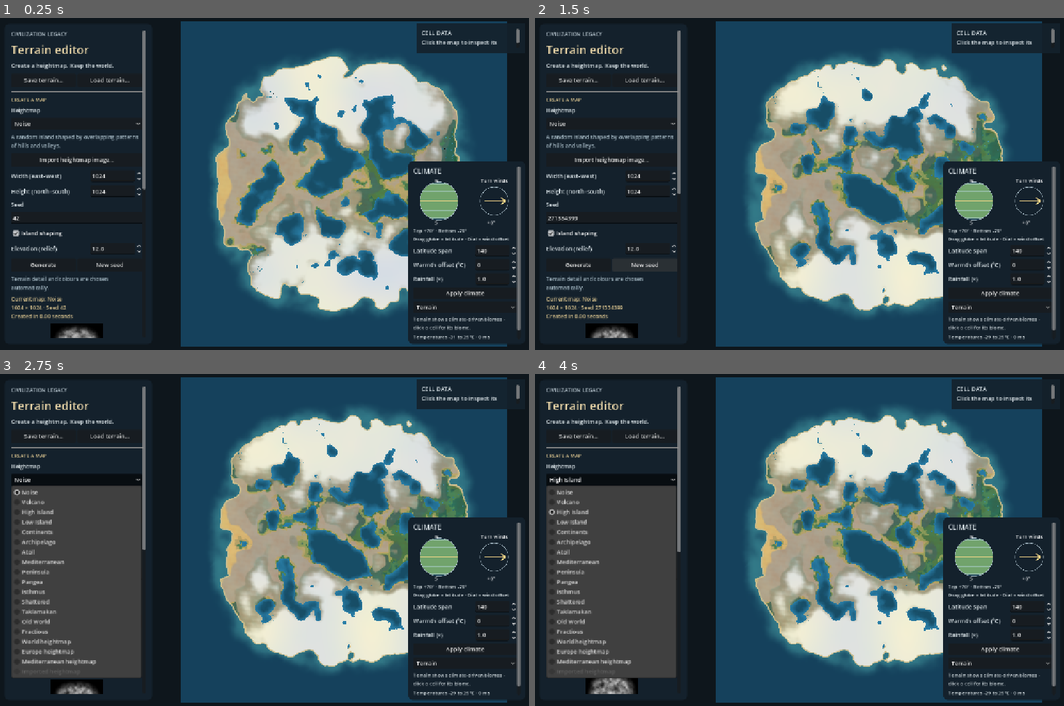
Above: before the commit, frames 1-4 (two rows, left to right).
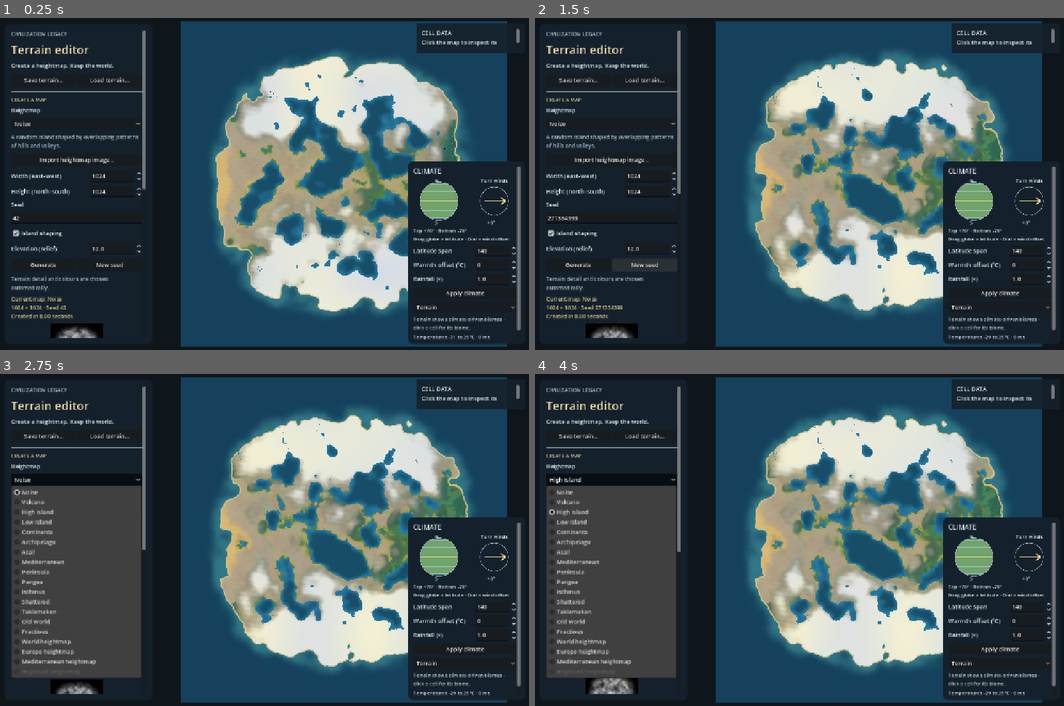
Above: after the commit, the same moments.

Repository: Bbran4/civilization-legacy
Game: Godot game, scene res://scenes/main.tscn
The game is run twice, just before and just after one commit, with the same random seed, the same clock (stepped at 60 frames per second) and the same inputs.
Inputs:
- Up to frame 1 (0.25 s): no input
- Up to frame 2 (1.5 s): click "New seed" at 0.5 s; click "New seed" at 1.25 s
- Up to frame 3 (2.75 s): click "Noise" at 2 s
- Up to frame 4 (4 s): click "Import heightmap image…" at 2.75 s; click "High Island" at 3.5 s

The runs differ from the first frame. In frame 1, 0.2% of the frame differs, in the area x 43-87%, y 25-75%; in frame 2, 0.3%, in the area x 43-87%, y 26-73%; in frame 3, 0.3%; in frame 4, 0.3%.

Commit message:
fix: blend forest and desert biome colour boundaries

Diff:
--- a/scripts/rendering/terrain.gdshader
+++ b/scripts/rendering/terrain.gdshader
@@ -66,10 +66,11 @@
 	// rather than magnifying a blurred, low-resolution map of biome colours.
 	vec4 habitat = habitats_enabled ? texture(habitat_field, appearance_uv) : vec4(0.0);
 	float demand = max(150.0, 400.0 + 45.0 * max(-5.0, appearance_climate.r * 140.0 - 80.0));
-	vec2 ecological_climate = vec2(appearance_climate.r + (blend_signals.a - 0.5) * 0.9 / 140.0, appearance_climate.g + habitat.r * demand * 1.2 / 6000.0 + (blend_signals.r - 0.5) * 160.0 / 6000.0);
+	vec2 ecological_climate = vec2(appearance_climate.r + (blend_signals.a - 0.5) * 8.0 / 140.0, appearance_climate.g + habitat.r * demand * 1.2 / 6000.0 + (blend_signals.r - 0.5) * 1000.0 / 6000.0);
 	vec2 palette_size = vec2(textureSize(biome_palette, 0));
 	vec2 palette_uv = (clamp(ecological_climate, vec2(0.0), vec2(1.0)) * (palette_size - vec2(1.0)) + vec2(0.5)) / palette_size;
-	vec3 cover_color = biomes_enabled ? texture(biome_palette, palette_uv).rgb : grass_color.rgb;
+	bool ecotone = terrain_blending_enabled && surface_materials_enabled;
+	vec3 cover_color = biomes_enabled ? (ecotone ? texture(transition_colors, palette_uv).rgb : texture(biome_palette, palette_uv).rgb) : grass_color.rgb;
 	cover_color = mix(cover_color, vec3(0.4, 0.52, 0.41), habitat.g);
 	cover_color = mix(cover_color, vec3(0.294, 0.502, 0.333), habitat.b);
 	vec3 grass = cover_color * mix(0.94, 1.06, variation);
@@ -86,7 +87,7 @@
 	vec3 material_tint;
 	vec3 detail_normal;
 	float material_roughness;
-	vec4 ground_weights = surface_materials_enabled ? texture(surface_weights, palette_uv) : vec4(1.0, 0.0, 0.0, 0.0);
+	vec4 ground_weights = surface_materials_enabled ? (ecotone ? texture(transition_weights, palette_uv) : texture(surface_weights, palette_uv)) : vec4(1.0, 0.0, 0.0, 0.0);
 	ground_weights = mix(ground_weights, vec4(0.3, 0.05, 0.65, 0.0), habitat.a * 0.35);
 	ground_weights = mix(ground_weights, vec4(0.0, 0.0, 0.0, 1.0), beach);
 	float wet = terrain_patch_edge(clamp(max(habitat.g, habitat.r * 0.45) * (1.0 - rock), 0.0, 1.0), blend_signals.b);
--- a/scripts/rendering/terrain_materials.gd
+++ b/scripts/rendering/terrain_materials.gd
@@ -10,6 +10,8 @@
 static var albedo: Texture2DArray
 static var normals: Texture2DArray
 static var weights: ImageTexture
+static var transition_colors: ImageTexture
+static var transition_weights: ImageTexture
 static var transition_noise: ImageTexture
 static var build_count: int = 0
 
@@ -101,6 +103,9 @@
 		for x in range(palette.get_width()):
 			palette.set_pixel(x, y, base_weights(Biomes.classify(-80.0 + x * 0.5, y * 10.0)))
 	weights = ImageTexture.create_from_image(Biomes._soften_palette(palette))
+	# Both appearance lookups share a broader ecotone; classification remains in Biomes.
+	transition_colors = ImageTexture.create_from_image(_ecotone_palette(Biomes.palette_image()))
+	transition_weights = ImageTexture.create_from_image(_ecotone_palette(weights.get_image(), true))
 	var noise_image := Image.create(TILE_SIZE, TILE_SIZE, false, Image.FORMAT_RGBA8)
 	for y in range(TILE_SIZE):
 		for x in range(TILE_SIZE):
@@ -115,6 +120,40 @@
 	return true
 
 
+static func _ecotone_palette(source: Image, normalize_weights: bool = false) -> Image:
+	# Two box passes form a triangular kernel: +/-4 C and +/-240 mm/year.
+	# Sliding sums keep the work linear in palette size, independent of radius.
+	var image := source.duplicate() as Image
+	image.convert(Image.FORMAT_RGBAF)
+	for iteration in range(2):
+		for axis in range(2):
+			var radius: int = 4 if axis == 0 else 12
+			var lines: int = image.get_height() if axis == 0 else image.get_width()
+			var length: int = image.get_width() if axis == 0 else image.get_height()
+			var target := Image.create(image.get_width(), image.get_height(), false, Image.FORMAT_RGBAF)
+			for line in range(lines):
+				var total := Color(0, 0, 0, 0)
+				for tap in range(-radius, radius + 1):
+					var index: int = clampi(tap, 0, length - 1)
+					total += image.get_pixel(index if axis == 0 else line, line if axis == 0 else index)
+				for index in range(length):
+					target.set_pixel(index if axis == 0 else line, line if axis == 0 else index, total / float(radius * 2 + 1))
+					var leaving: int = clampi(index - radius, 0, length - 1)
+					var entering: int = clampi(index + radius + 1, 0, length - 1)
+					total -= image.get_pixel(leaving if axis == 0 else line, line if axis == 0 else leaving)
+					total += image.get_pixel(entering if axis == 0 else line, line if axis == 0 else entering)
+			image = target
+	if normalize_weights:
+		# Existing RGBA8 palette filtering has rounding loss; publish normalized weights.
+		for y in range(image.get_height()):
+			for x in range(image.get_width()):
+				var w: Color = image.get_pixel(x, y)
+				w = Color(maxf(w.r, 0), maxf(w.g, 0), maxf(w.b, 0), maxf(w.a, 0))
+				image.set_pixel(x, y, w / maxf(w.r + w.g + w.b + w.a, 0.0001))
+	image.convert(Image.FORMAT_RGBA8)
+	return image
+
+
 static func bind_library(material: ShaderMaterial, seed_text: String = "42") -> void:
 	if not ensure_library():
 		material.set_shader_parameter("surface_materials_enabled", false)
@@ -125,6 +164,8 @@
 	material.set_shader_parameter("surface_tile_size", TILE_WORLD_SIZE)
 	material.set_shader_parameter("surface_materials_enabled", true)
 	material.set_shader_parameter("transition_noise", transition_noise)
+	material.set_shader_parameter("transition_colors", transition_colors)
+	material.set_shader_parameter("transition_weights", transition_weights)
 	var random = Alea.new(seed_text + ":terrain-blending")
 	material.set_shader_parameter("blend_seed_offset", Vector2(random.next() * 4096.0, random.next() * 4096.0))
 
--- a/tests/terrain_blending_smoke.gd
+++ b/tests/terrain_blending_smoke.gd
@@ -29,8 +29,46 @@
 	var image := Image.create(2, 2, false, Image.FORMAT_RGBAF)
 	image.fill(colour)
 	return ImageTexture.create_from_image(image)
+func _boundary_metrics(image: Image) -> Vector2:
+	# Locate the halfway colour contour across a deliberately straight climate boundary.
+	var left: Color = image.get_pixel(250, 400)
+	var right: Color = image.get_pixel(1030, 400)
+	var origin := Vector3(left.r, left.g, left.b)
+	var delta := Vector3(right.r, right.g, right.b) - origin
+	var positions := PackedFloat32Array()
+	var edge: float = 0.0
+	for y in range(180, 620, 8):
+		var best: float = INF
+		var position: float = 0.0
+		var strongest: float = 0.0
+		for x in range(350, 930):
+			var c: Color = image.get_pixel(x, y)
+			var value: float = (Vector3(c.r, c.g, c.b) - origin).dot(delta) / maxf(delta.length_squared(), 0.0001)
+			if absf(value - 0.5) < best:
+				best = absf(value - 0.5)
+				position = x
+			# Four-pixel slope avoids treating 8-bit capture quantization as a colour seam.
+			var previous: Color = image.get_pixel(x - 4, y)
+			strongest = maxf(strongest, Vector3(c.r - previous.r, c.g - previous.g, c.b - previous.b).length() / 4.0)
+		positions.append(position)
+		edge += strongest
+	var mean: float = 0.0
+	for position in positions:
+		mean += position / positions.size()
+	var variance: float = 0.0
+	for position in positions:
+		variance += pow(position - mean, 2) / positions.size()
+	return Vector2(sqrt(variance), edge / positions.size())
+
 func _run() -> void:
 	_check(Materials.ensure_library() and Materials.transition_noise != null and Materials.transition_noise.get_image().has_mipmaps(), "Transition masks must use a shared mipmapped numeric noise field.")
+	var transition_weights: Image = Materials.transition_weights.get_image()
+	for y in range(0, transition_weights.get_height(), 13):
+		for x in range(0, transition_weights.get_width(), 7):
+			var w: Color = transition_weights.get_pixel(x, y)
+			_check(absf(w.r + w.g + w.b + w.a - 1.0) < 0.02, "Broader contacts must preserve normalized material weights.")
+	var interior: Color = Materials.transition_colors.get_image().get_pixel(220, 0)
+	_check(Vector3(interior.r - Biomes.COLORS[4].r, interior.g - Biomes.COLORS[4].g, interior.b - Biomes.COLORS[4].b).length() < 0.01, "Deep hot-desert interiors must keep their original colour.")
 	if DisplayServer.get_name() != "headless":
 		var fixture := Node3D.new()
 		root.add_child(fixture)
@@ -83,6 +121,33 @@
 		Materials.bind_library(material, "blend-fixture")
 		var repeat: Image = await _capture("repeat")
 		_check(_difference(resized, repeat) < 0.00001, "The same seed and world coordinates must reproduce identical blending.")
+		# Regression: tiny palette smoothing previously left these contacts nearly straight.
+		camera.size = 96
+		mesh.size = Vector2(128, 96)
+		material.set_shader_parameter("map_size", mesh.size)
+		material.set_shader_parameter("habitat_field", _texture(Color(0, 0, 0, 0)))
+		for contact in ["forest-dry", "hot-desert"]:
+			var boundary := Image.create(129, 97, false, Image.FORMAT_RGBAF)
+			for y in range(97):
+				for x in range(129):
+					var temperature: float = lerpf(16, 24, x / 128.0) if contact == "forest-dry" else 25.0
+					var rain: float = 1000.0 if contact == "forest-dry" else lerpf(100, 600, x / 128.0)
+					boundary.set_pixel(x, y, Color((temperature + 80.0) / 140.0, rain / 6000.0, 0.5, 0.5))
+			material.set_shader_parameter("climate_field", ImageTexture.create_from_image(boundary))
+			material.set_shader_parameter("terrain_blending_enabled", false)
+			var before: Image = await _capture(contact + "-before")
+			material.set_shader_parameter("terrain_blending_enabled", true)
+			var after: Image = await _capture(contact + "-after")
+			var old_metrics: Vector2 = _boundary_metrics(before)
+			var new_metrics: Vector2 = _boundary_metrics(after)
+			print(contact, " contour spread / strongest edge: ", old_metrics, " -> ", new_metrics)
+			_check(new_metrics.x > old_metrics.x + 2.0, contact + " must gain a visibly irregular colour boundary, not just interior grain.")
+			# Hold noise neutral to measure the underlying seam separately from intentional patches.
+			material.set_shader_parameter("transition_noise", _texture(Color(0.5, 0.5, 0.5, 0.5)))
+			var softened: Image = await _capture(contact + "-neutral-noise")
+			var smooth_metrics: Vector2 = _boundary_metrics(softened)
+			_check(smooth_metrics.y < old_metrics.y * 0.85, contact + " must broaden the palette contact before adding noisy patches.")
+			material.set_shader_parameter("transition_noise", Materials.transition_noise)
 		var gradient := Image.create(129, 97, false, Image.FORMAT_RGBAF)
 		for y in range(97):
 			for x in range(129):
Not shown, changed: scripts/rendering/terrain_blending.gdshaderinc
Not shown, added: tests/terrain_blending_smoke.gd.uid
Not shown, changed: docs/MAP_EDITOR_GUIDE.md
Not shown, changed: docs/TERRAIN_MATERIALS.md
Not shown, changed: docs/TERRAIN_VISUAL_DIRECTION.md
